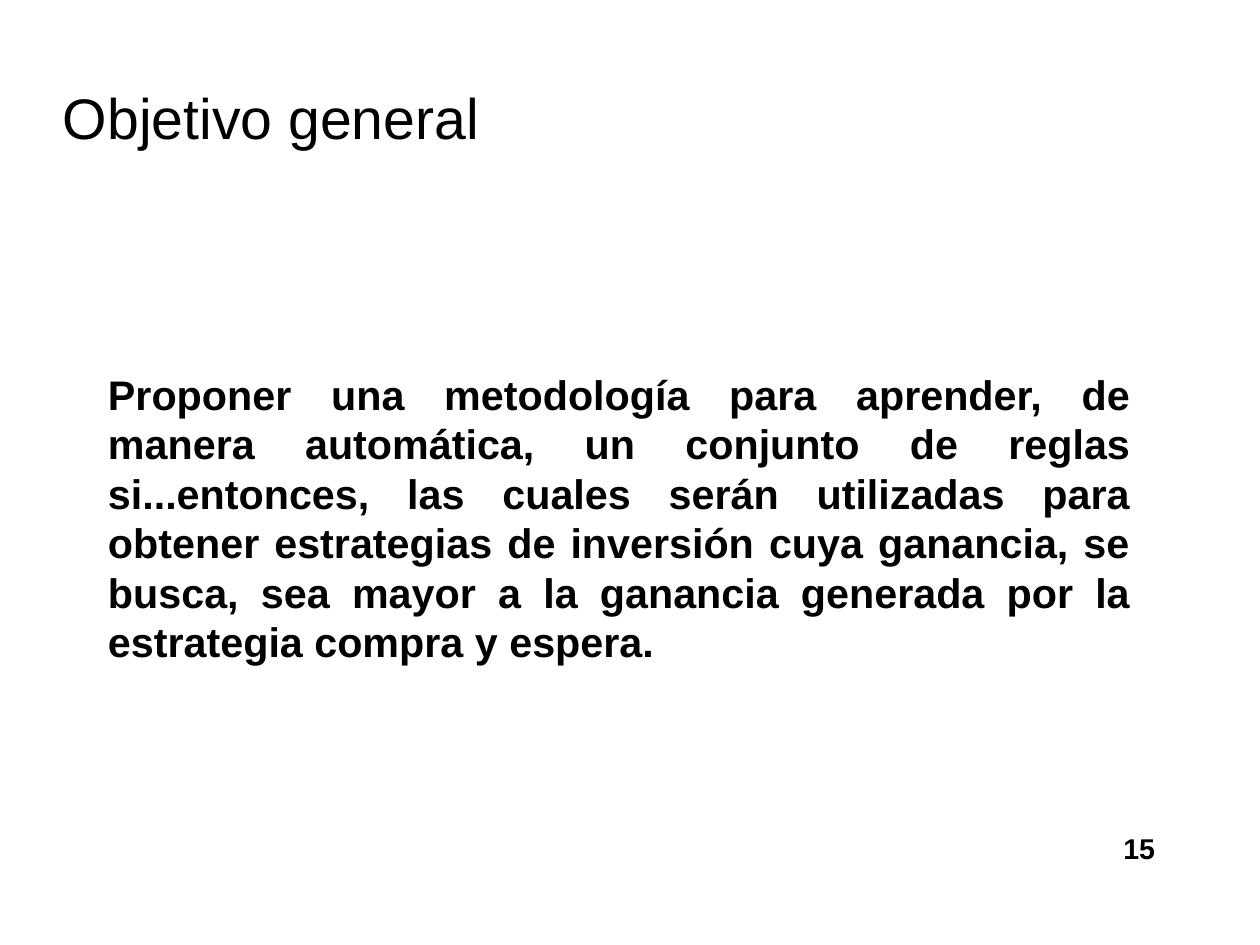
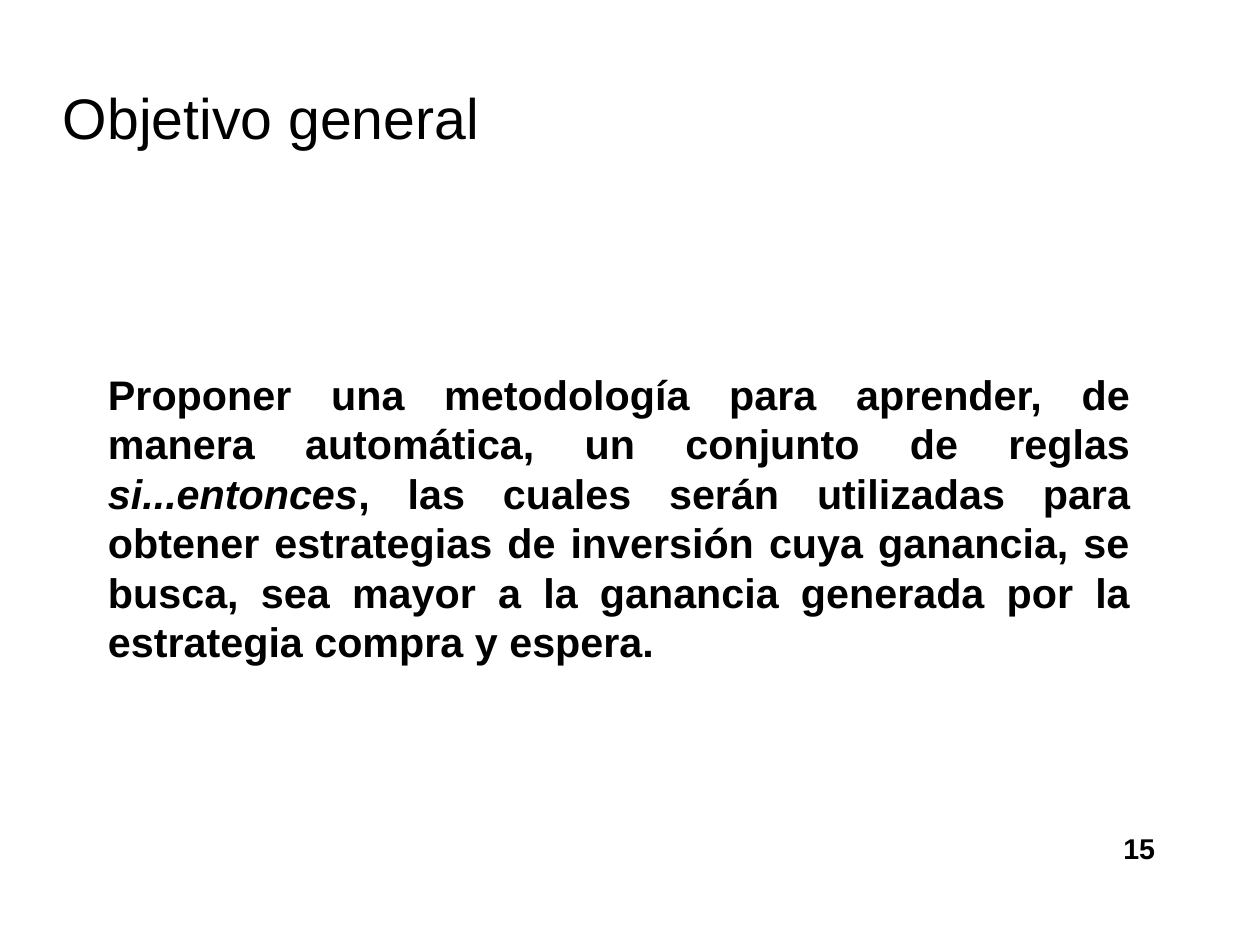
Before and after one commit to davidrmh/Thesis, a slide deck: slide 15 of presentaciones_finales/presentacion_seminario_B19.odp. Drawn at 1260x945 pixels with LibreOffice and Linux fonts; fonts in the diff are those of the drawing; background and template pictures are left out. Boxes give left, top, right and bottom in pixels: in the first picture for what was removed or moved away, otherwise in the second. Text is boxed around its words. In the diff, an @@ line names an element or a change of style, - is before the commit and + after.

Commit message:
Respaldo, inicia diapositivas de algoritmos para aprendizaje de reglas

```diff
--- a/presentaciones_finales/presentacion_seminario_B19.odp
+++ b/presentaciones_finales/presentacion_seminario_B19.odp
@@ text "Proponer una metodología para aprender, ..." at bbox=[108, 379, 1130, 665]: italic on in "si...entonces," @@
```
Also in this commit, not shown: 4 other slides changed, 5 slides added.
